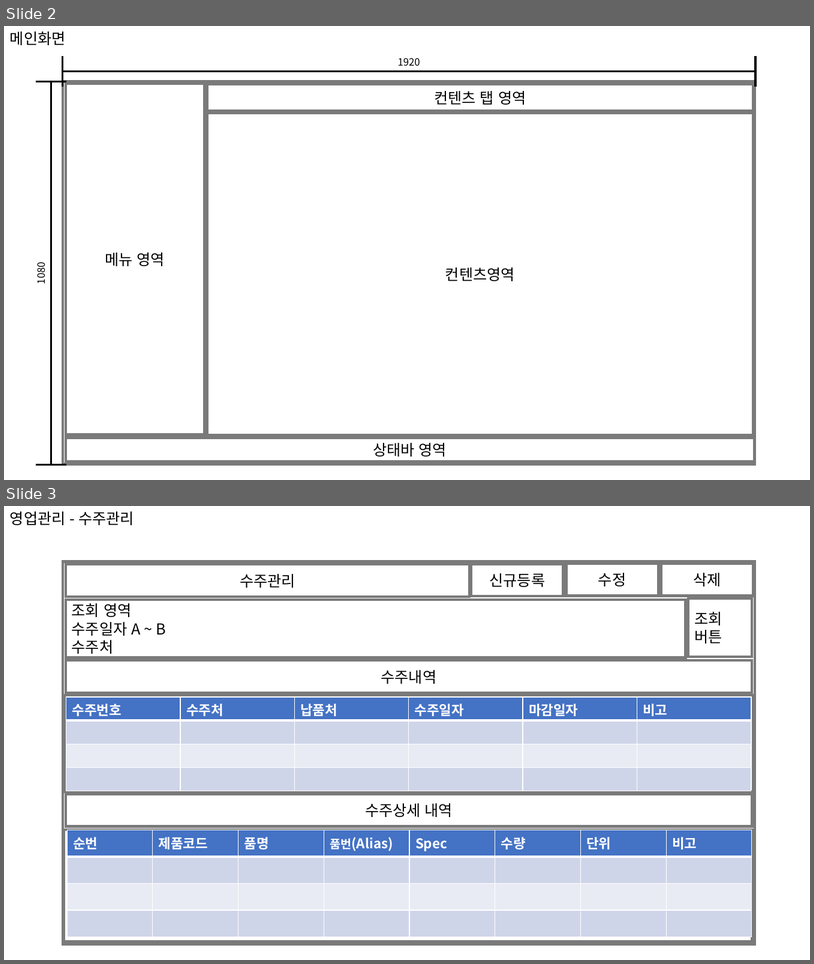
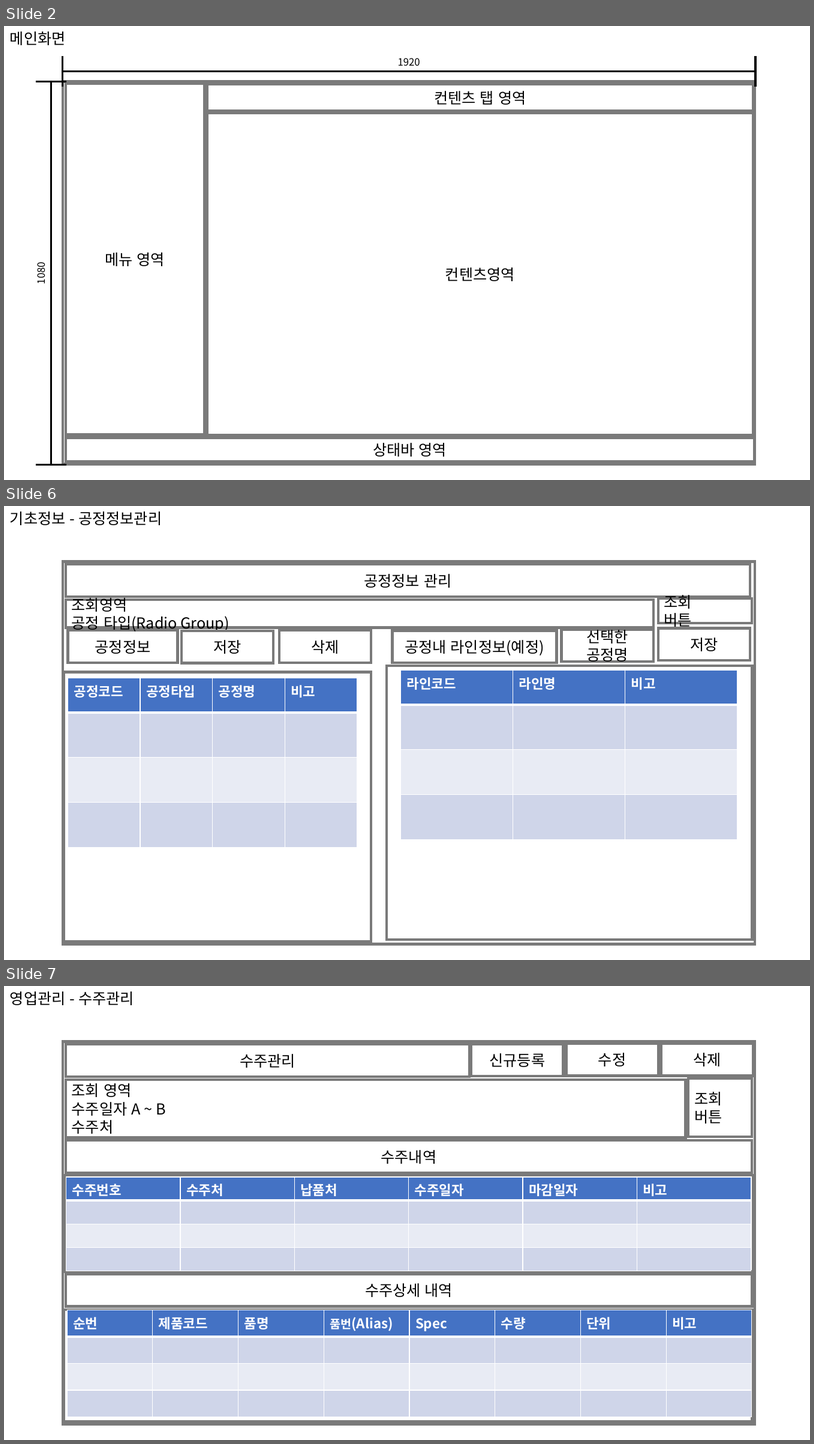
Before and after one commit to QYnote/MES, a slide deck: 00. 설계/UI 설계.pptx. Shown one above the other, each under a label of ours: slides 2 and 3 before the commit, slides 2, 6 and 7 after it; the slides between them are not shown. The pictures are 814x964 and 814x1444 pixels, drawn with LibreOffice and Linux fonts; fonts in the diff are those of the drawing. Boxes give left, top, right and bottom in pixels: in the first picture for what was removed or moved away, otherwise in the second. Text is boxed around its words. In the diff, an @@ line names an element or a change of style, - is before the commit and + after.

Commit message:
2022-05-05 Update01 1. Table Info_CategoryGroup 추가 2. UI설계 : 기초정보 추가, 실적등록 수정 3. 개발프로세스 : 진행사항 작성 4. UI작업 : 종합코드관리, 거래처정보관리, 자재정보관리 5. POP_Product0,1,2 -> POP_Product 통합 6. Main화면 신규화면 연동

```diff
--- a/00. 설계/UI 설계.pptx
+++ b/00. 설계/UI 설계.pptx
@@ slide 6 added at [4, 506, 810, 960], background #FFFFFF @@
@@ text added at [10, 511, 162, 525], 18 pt, text #000000 @@
+기초정보 - 공정정보관리
@@ rectangle added at [63, 562, 755, 944], outline #7A7A7A 3 pt @@
@@ rectangle added at [66, 564, 750, 596], outline #7A7A7A 3 pt, 18 pt, text #000000 @@
+공정정보 관리
@@ rectangle added at [66, 599, 654, 627], outline #7A7A7A 3 pt, 18 pt, text #000000 @@
+조회영역
+공정 타입(Radio Group)
@@ rectangle added at [659, 598, 752, 624], outline #7A7A7A 3 pt, 18 pt, text #000000 @@
+조회
+버튼
@@ rectangle added at [68, 631, 178, 663], outline #7A7A7A 3 pt, 18 pt, text #000000 @@
+공정정보
@@ rectangle added at [182, 631, 274, 663], outline #7A7A7A 3 pt, 18 pt, text #000000 @@
+저장
@@ rectangle added at [279, 631, 371, 663], outline #7A7A7A 3 pt, 18 pt, text #000000 @@
+삭제
@@ rectangle added at [392, 631, 557, 663], outline #7A7A7A 3 pt, 18 pt, text #000000 @@
+공정내 라인정보(예정)
@@ rectangle added at [562, 630, 654, 661], outline #7A7A7A 3 pt, 18 pt, text #000000 @@
+선택한
+공정명
@@ rectangle added at [659, 628, 750, 660], outline #7A7A7A 3 pt, 18 pt, text #000000 @@
+저장
@@ rectangle added at [387, 666, 753, 939], outline #7A7A7A 3 pt @@
@@ rectangle added at [64, 672, 371, 941], outline #7A7A7A 3 pt @@
@@ table added at [68, 678, 359, 847], 4 rows, 4 columns @@
+공정코드 | 공정타입 | 공정명 | 비고
+ |  |  | 
+ |  |  | 
+ |  |  | 
@@ table added at [401, 670, 738, 840], 4 rows, 3 columns @@
+라인코드 | 라인명 | 비고
+ |  | 
+ |  | 
+ |  | 
@@ what was slide 3 is now slide 7 @@
```
Also in this commit, not shown: 2 slides changed, 6 other slides added, 19 other files.
